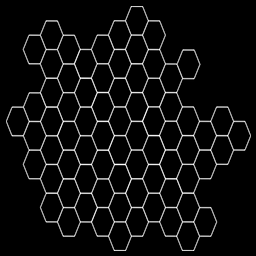
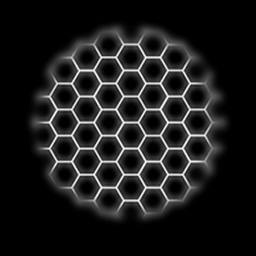
The second 256px x 256px image is a revision of the first. Changes to its layers:
added layer "Hex mask4" above "Capa 2" over [6, 6, 251, 251]
added layer "Capa 2" above "Hex mask2" over [51, 46, 206, 201]
added layer "Capa 1" above "Hex mask" over [6, 6, 251, 251]
hid "Hex mask" over [6, 6, 251, 251]
